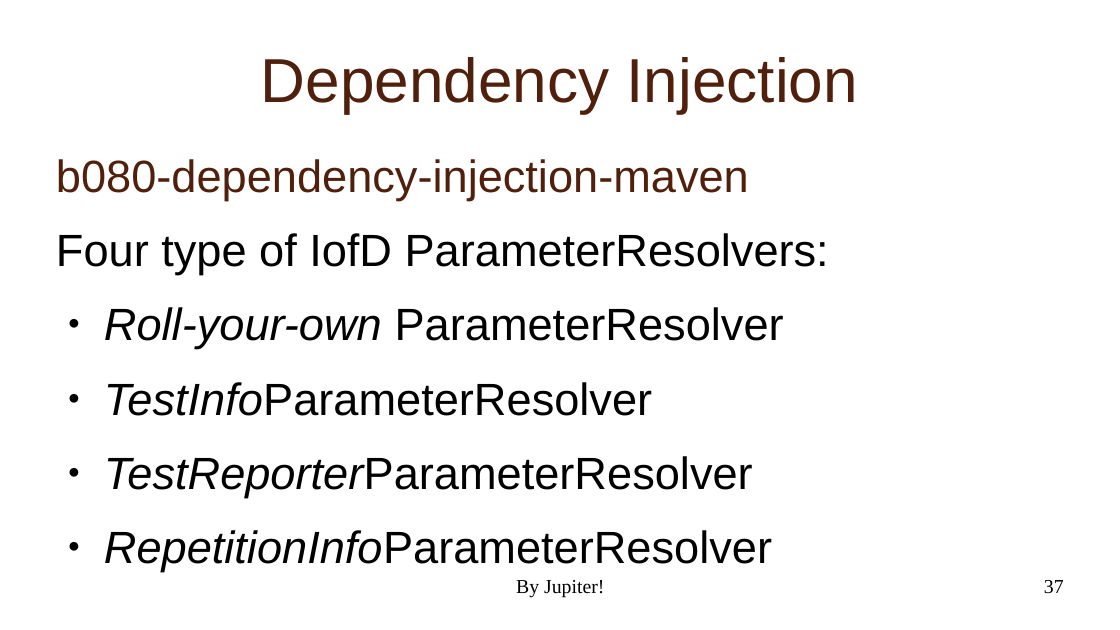
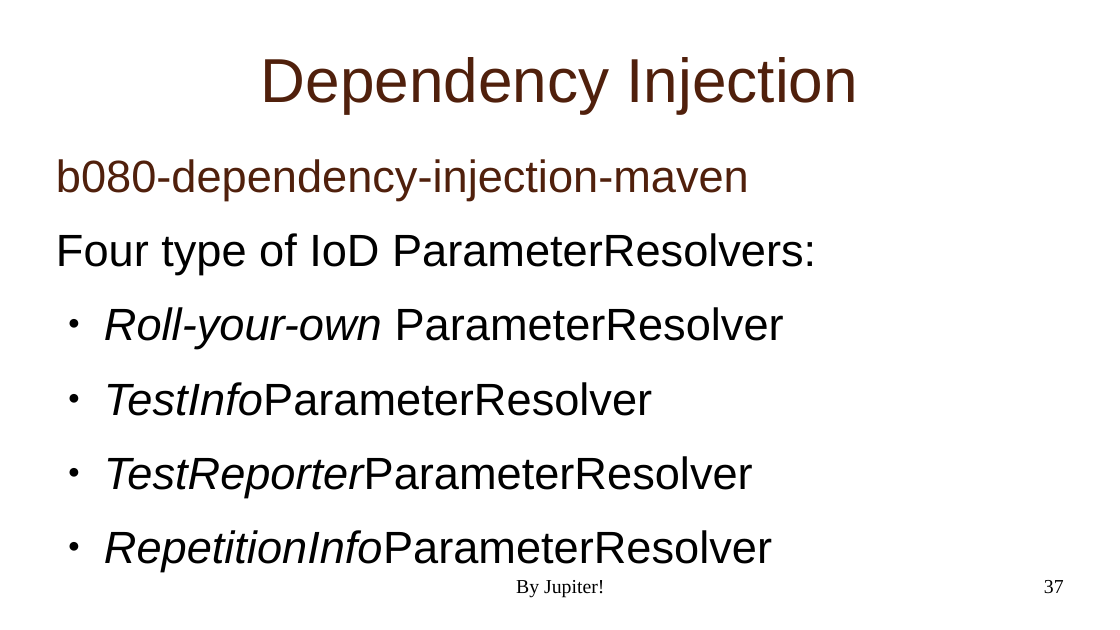
Before and after one commit to NextPoorSlob/JUnit5-Presentation-Sample-Code, a slide deck: slide 37 of ByJupiter.odp. Drawn at 1120x630 pixels with LibreOffice and Linux fonts; fonts in the diff are those of the drawing; background and template pictures are left out. Boxes give left, top, right and bottom in pixels: in the first picture for what was removed or moved away, otherwise in the second. Text is boxed around its words. In the diff, an @@ line names an element or a change of style, - is before the commit and + after.

```diff
--- a/ByJupiter.odp
+++ b/ByJupiter.odp
@@ text at [56, 233, 816, 275]: text changed @@
-Four type of IofD ParameterResolvers:
+Four type of IoD ParameterResolvers:
```
Also in this commit, not shown: 5 other slides changed, 10 other files.
